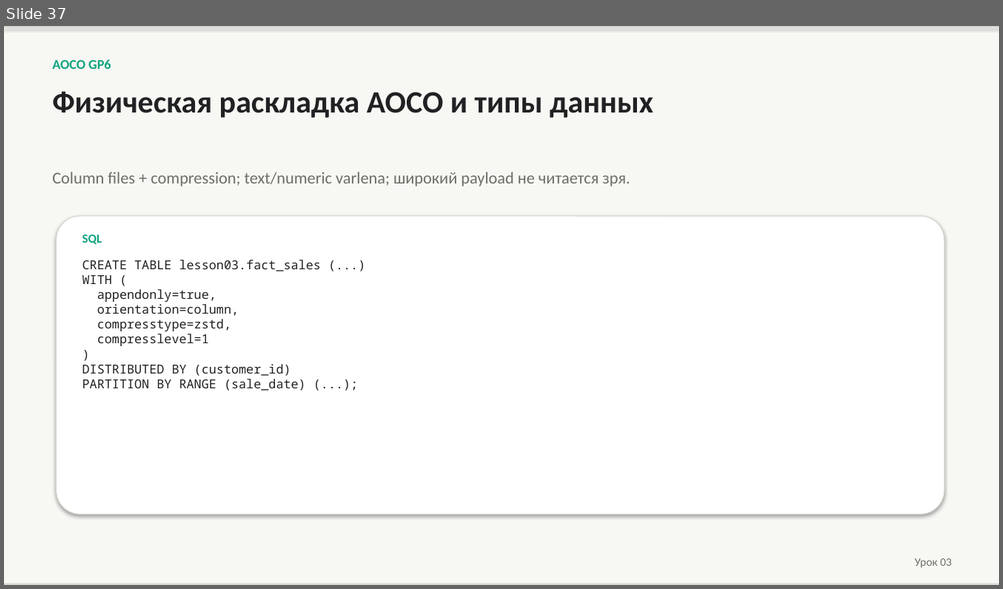
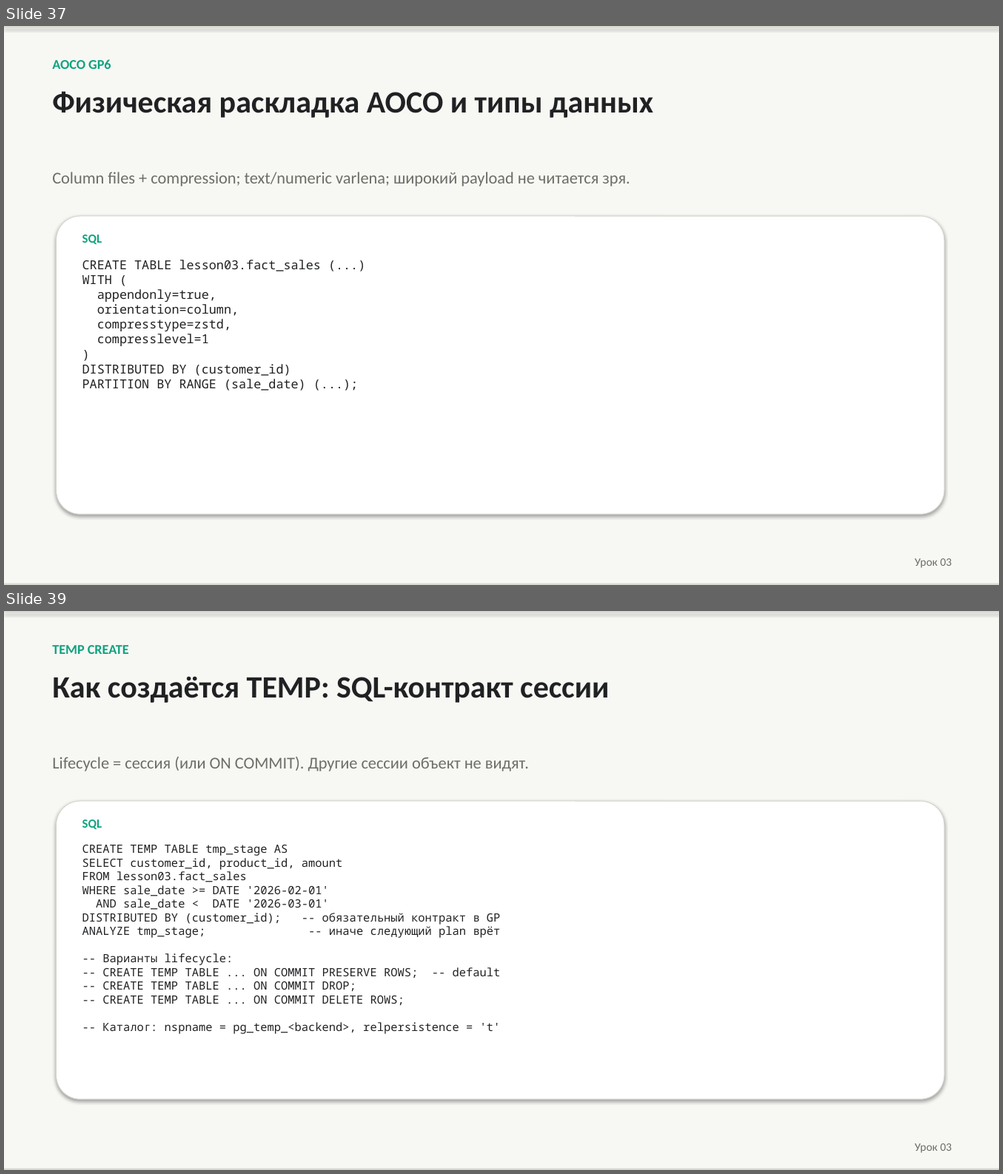
Before and after one commit to PaulKov/de-mentor, a slide deck: artifacts/greenplum-query-tuning-theory.pptx. Shown one above the other, each under a label of ours: slide 37 before the commit, slides 37 and 39 after it; the slides between them are not shown. The pictures are 1003x589 and 1003x1174 pixels, drawn with LibreOffice and Linux fonts; fonts in the diff are those of the drawing. Boxes give left, top, right and bottom in pixels: in the first picture for what was removed or moved away, otherwise in the second. Text is boxed around its words. In the diff, an @@ line names an element or a change of style, - is before the commit and + after.

```diff
--- a/artifacts/greenplum-query-tuning-theory.pptx
+++ b/artifacts/greenplum-query-tuning-theory.pptx
@@ slide 39 added at (4, 611, 999, 1170), background #FFFFFF @@
@@ rectangle added at (4, 611, 999, 1170), fill #F7F7F4 @@
@@ rectangle added at (4, 611, 999, 612), fill #D8D7D0 @@
@@ text added at (52, 645, 129, 654), 13 pt, text #10A37F, bold @@
+TEMP CREATE
@@ text added at (52, 676, 609, 703), 30 pt, text #202123, bold @@
+Как создаётся TEMP: SQL-контракт сессии
@@ text added at (52, 757, 529, 772), 16 pt, text #6E6E68 @@
+Lifecycle = сессия (или ON COMMIT). Другие сессии объект не видят.
@@ rounded rectangle added at (57, 801, 944, 1099), fill #FFFFFF, outline #D8D7D0 0.75 pt @@
@@ text added at (82, 820, 102, 829), 12 pt, text #10A37F, bold @@
+SQL
@@ text added at (82, 845, 501, 1034), 11 pt, text #202123 @@
+CREATE TEMP TABLE tmp_stage AS
+SELECT customer_id, product_id, amount
+FROM lesson03.fact_sales
+WHERE sale_date >= DATE '2026-02-01'
+AND sale_date < DATE '2026-03-01'
+DISTRIBUTED BY (customer_id); -- обязательный контракт в GP
+ANALYZE tmp_stage; -- иначе следующий plan врёт
+-- Варианты lifecycle:
+-- CREATE TEMP TABLE ... ON COMMIT PRESERVE ROWS; -- default
+-- CREATE TEMP TABLE ... ON COMMIT DROP;
+-- CREATE TEMP TABLE ... ON COMMIT DELETE ROWS;
+-- Каталог: nspname = pg_temp_<backend>, relpersistence = 't'
@@ text added at (914, 1144, 952, 1153), 11 pt, text #6E6E68 @@
+Урок 03
@@ rectangle added at (4, 1169, 999, 1170), fill #D8D7D0 @@
```
Also in this commit, not shown: 2 slides changed, 10 other slides added, 2 slides removed, 33 other files.
